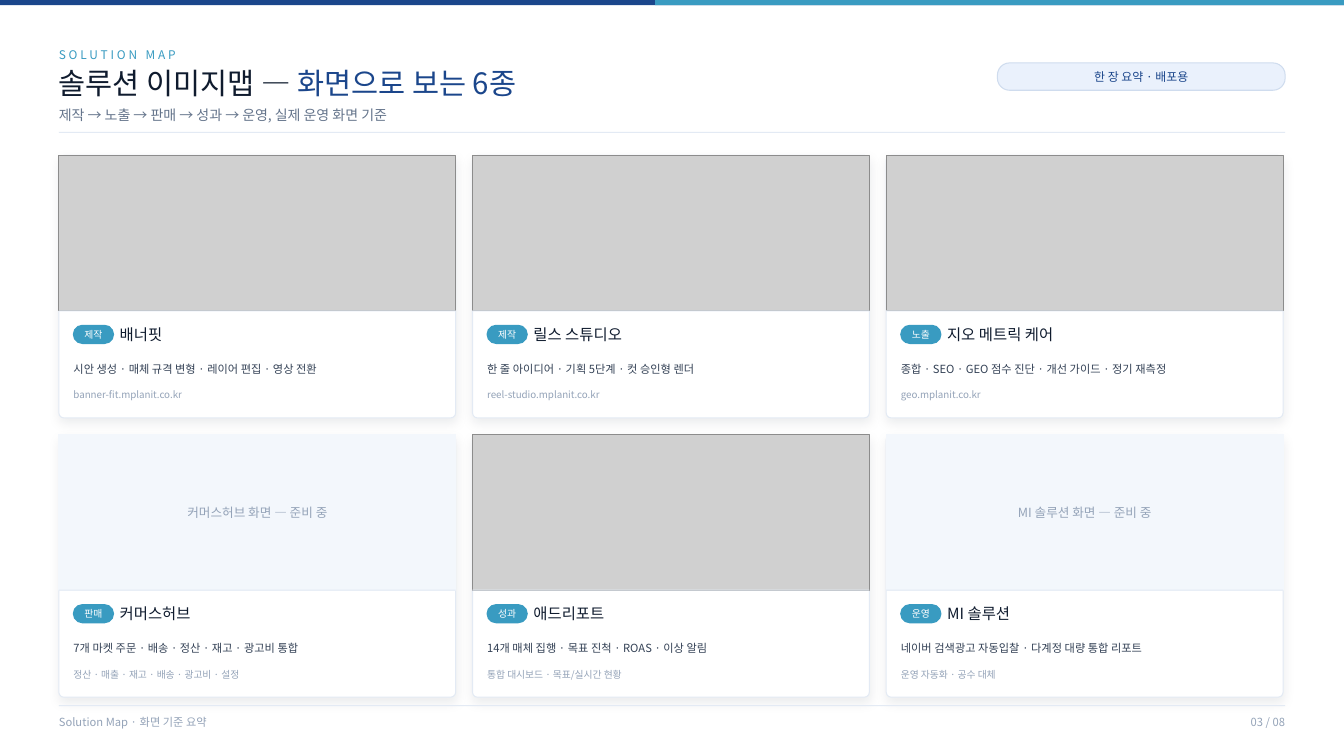
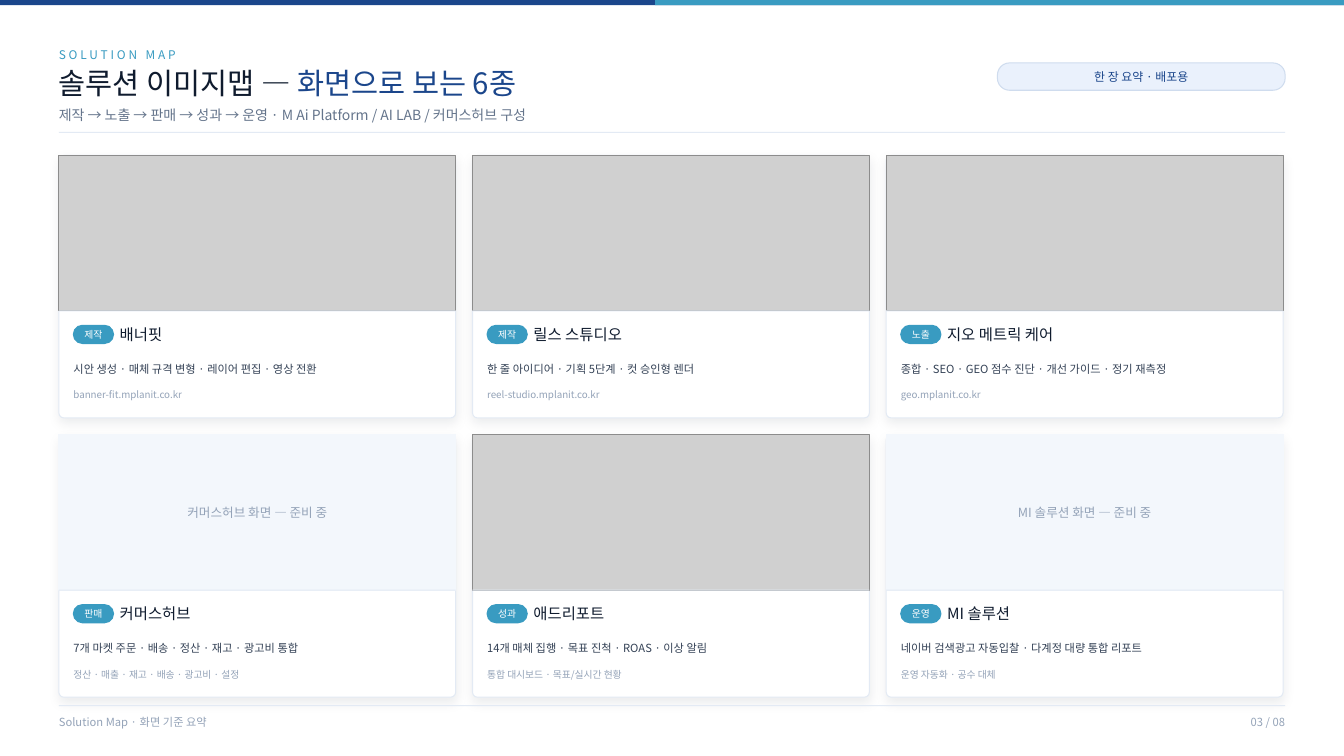
Before and after one commit to raniara7-byte/mplanit, a slide deck: slide 3 of ai-solution/mplanit-ai-solution.pptx. Drawn at 1344x756 pixels with LibreOffice and Linux fonts; fonts in the diff are those of the drawing; grey boxes stand for pictures. Boxes give left, top, right and bottom in pixels: in the first picture for what was removed or moved away, otherwise in the second. Text is boxed around its words. In the diff, an @@ line names an element or a change of style, - is before the commit and + after.

```diff
--- a/ai-solution/mplanit-ai-solution.pptx
+++ b/ai-solution/mplanit-ai-solution.pptx
@@ text at (x1=59, y1=108, x2=526, y2=121): text changed @@
-제작 → 노출 → 판매 → 성과 → 운영, 실제 운영 화면 기준
+제작 → 노출 → 판매 → 성과 → 운영 · M Ai Platform / AI LAB / 커머스허브 구성
```
Also in this commit, not shown: 7 other slides changed, 4 other files.
